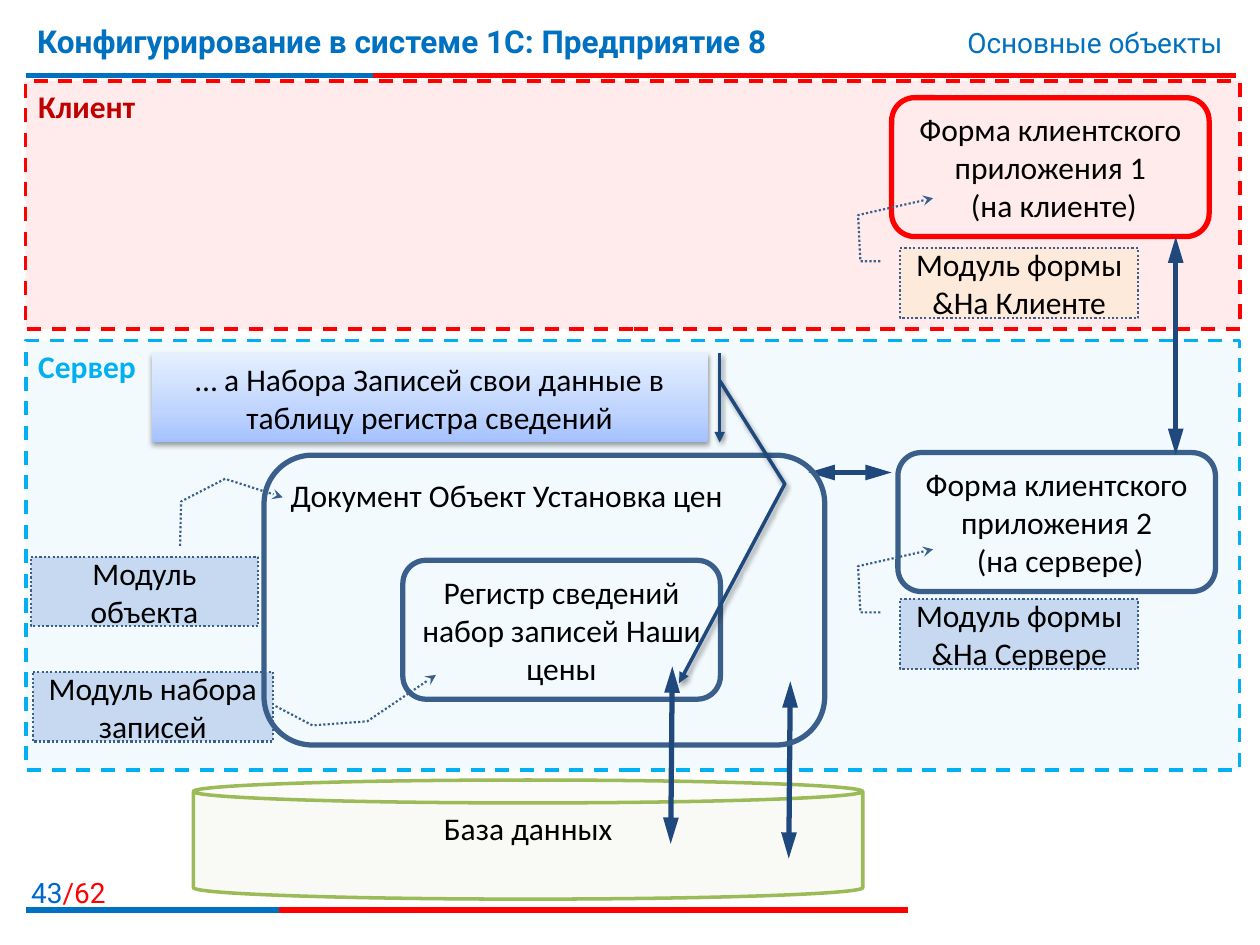
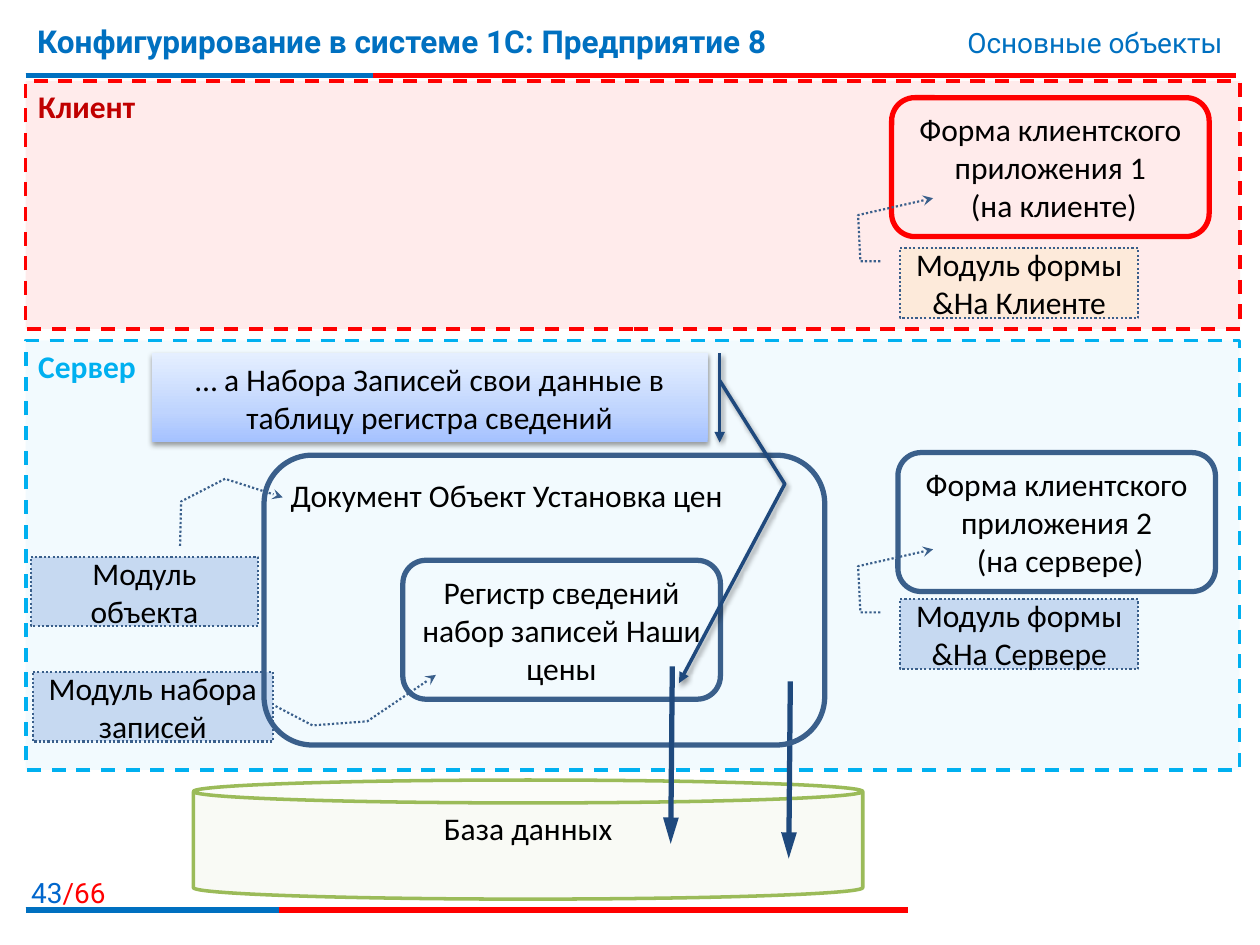
Before and after one commit to bestteacher-1c/documents_compl_kurs, a slide deck: slide 43 of Занятие_05/Иллюстрации5.pptx. Drawn at 1260x945 pixels with LibreOffice and Linux fonts; fonts in the diff are those of the drawing; background and template pictures are left out. Boxes give left, top, right and bottom in pixels: in the first picture for what was removed or moved away, otherwise in the second. Text is boxed around its words. In the diff, an @@ line names an element or a change of style, - is before the commit and + after.

```diff
--- a/Занятие_05/Иллюстрации5.pptx
+++ b/Занятие_05/Иллюстрации5.pptx
@@ double arrow removed from (1176, 237) to (1176, 455) @@
@@ double arrow removed from (809, 472) to (892, 472) @@
@@ double arrow (673, 667) - (670, 844): double arrow to arrow @@
@@ double arrow (790, 682) - (789, 858): double arrow to arrow @@
@@ page number at [31,883,105,910]: text changed @@
-43/62
+43/66
```
Also in this commit, not shown: 21 other slides changed, 4 slides added, 3 other files.
